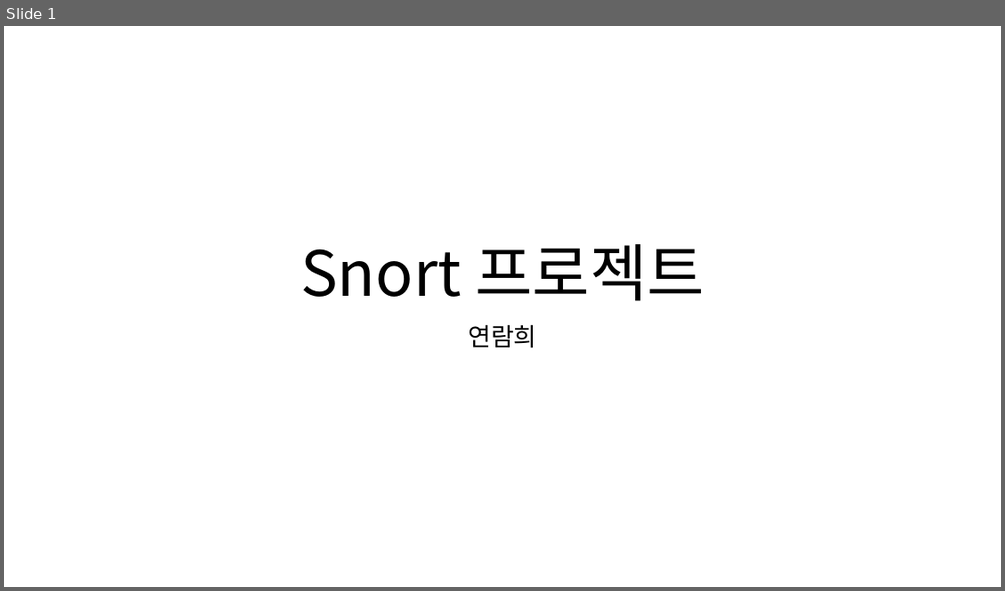
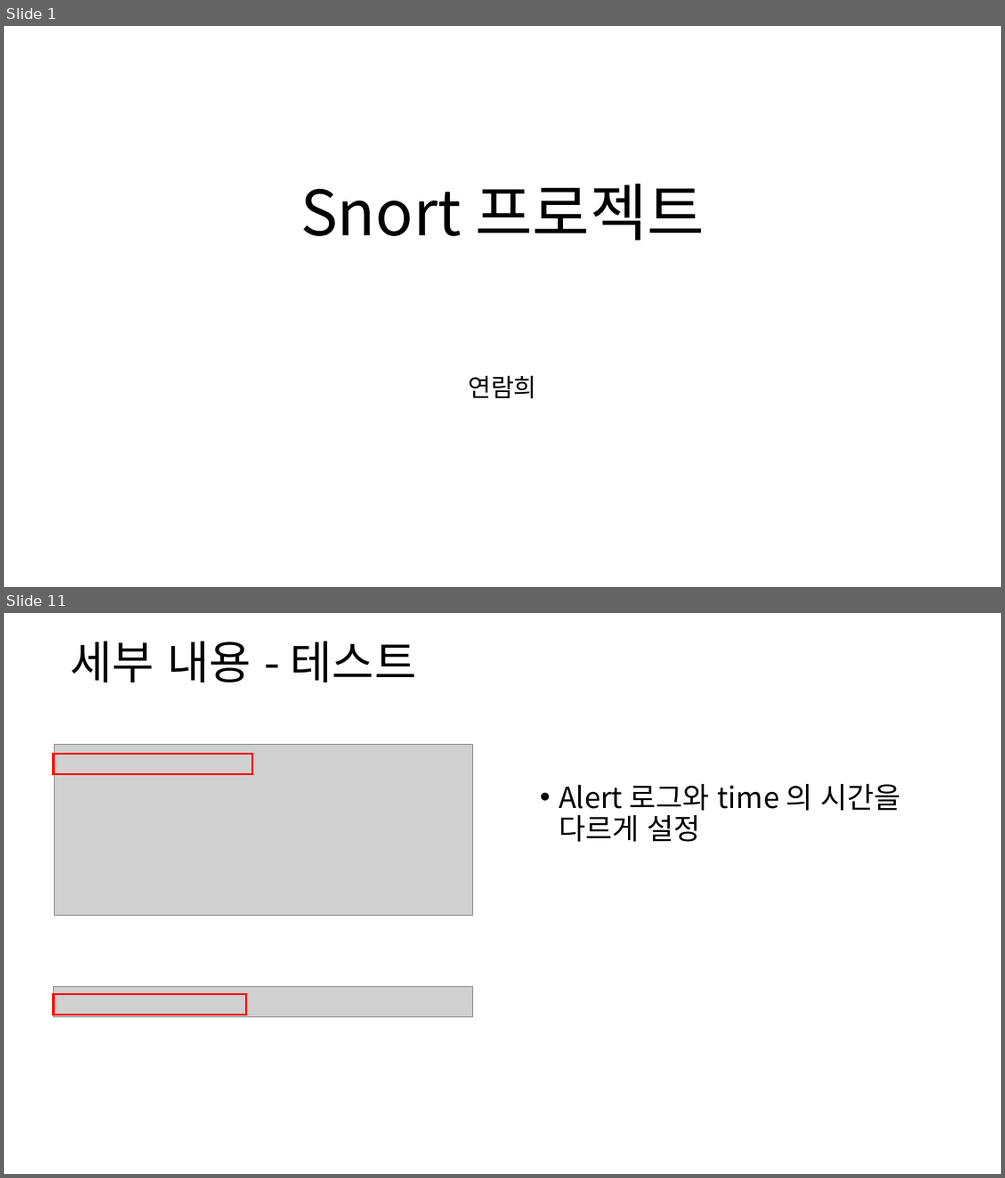
Before and after one commit to ramieeee/self_learning, a slide deck: semi_projects/보안탐지 및 SMS 알람/snort 프로젝트.pptx. Shown one above the other, each under a label of ours: slide 1 before the commit, slides 1 and 11 after it; the slides between them are not shown. The pictures are 1005x591 and 1005x1178 pixels, drawn with LibreOffice and Linux fonts; fonts in the diff are those of the drawing; grey boxes stand for pictures. Boxes give left, top, right and bottom in pixels: in the first picture for what was removed or moved away, otherwise in the second. Text is boxed around its words. In the diff, an @@ line names an element or a change of style, - is before the commit and + after.

Commit message:
Update alert SMS ppt

```diff
--- a/semi_projects/보안탐지 및 SMS 알람/snort 프로젝트.pptx
+++ b/semi_projects/보안탐지 및 SMS 알람/snort 프로젝트.pptx
@@ slide 11 added at (4, 613, 1001, 1174), background #FFFFFF @@
@@ title added at (71, 641, 417, 682), 44 pt, text #000000 @@
+세부 내용 - 테스트
@@ picture added at (54, 745, 472, 915) @@
@@ rectangle added at (53, 754, 252, 774), outline #FF0000 2 pt @@
@@ text added at (558, 784, 901, 842), 28 pt, text #000000 @@
+• Alert 로그와 time 의 시간을 다르게 설정
@@ picture added at (53, 986, 472, 1017) @@
@@ rectangle added at (53, 995, 246, 1014), outline #FF0000 2 pt @@
@@ slide 1 changed as well @@
@@ title "Snort 프로젝트" at (300, 184, 704, 240): vertical alignment bottom to middle @@
@@ subtitle "연람희" at (468, 375, 536, 399): vertical alignment top to middle @@
```
Also in this commit, not shown: 2 other slides changed, 11 other slides added, 3 slides removed.
